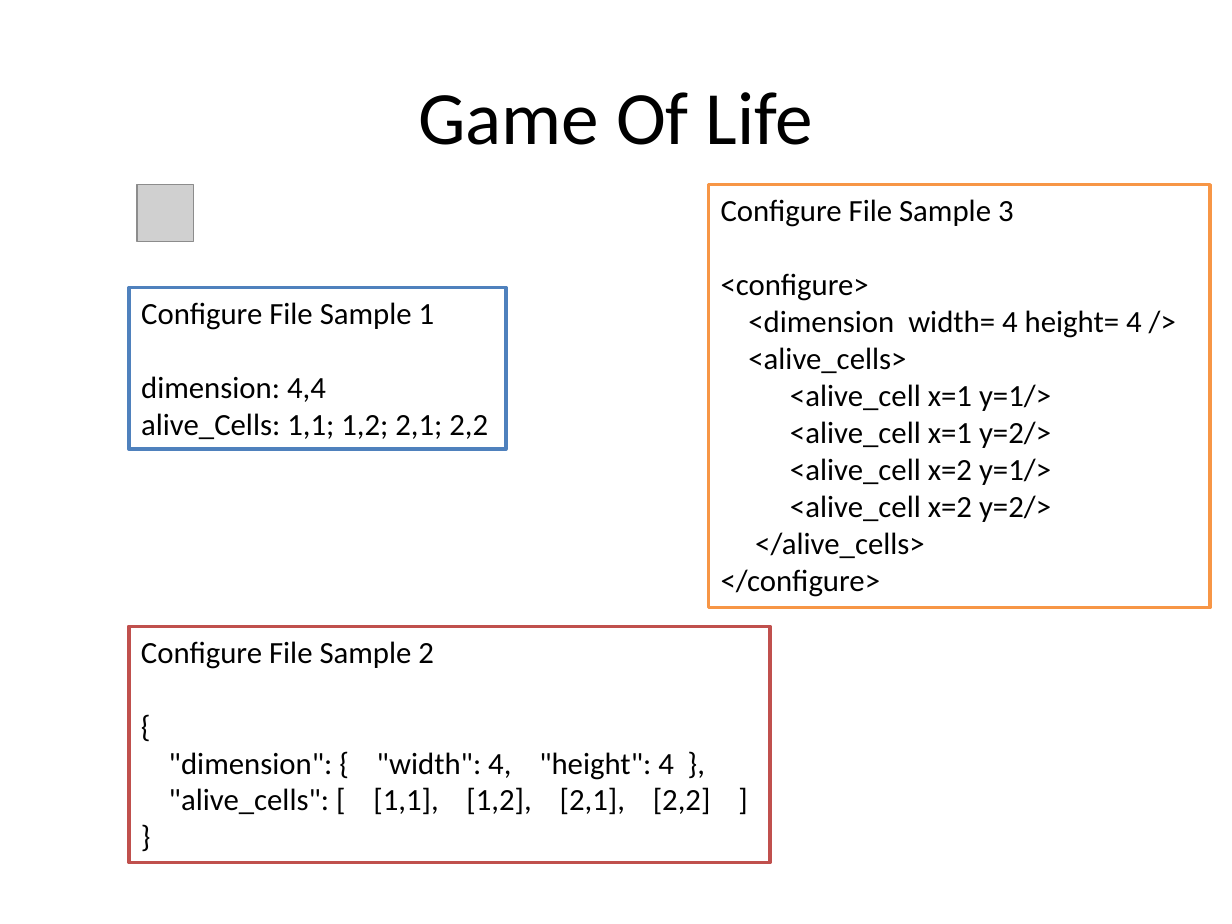
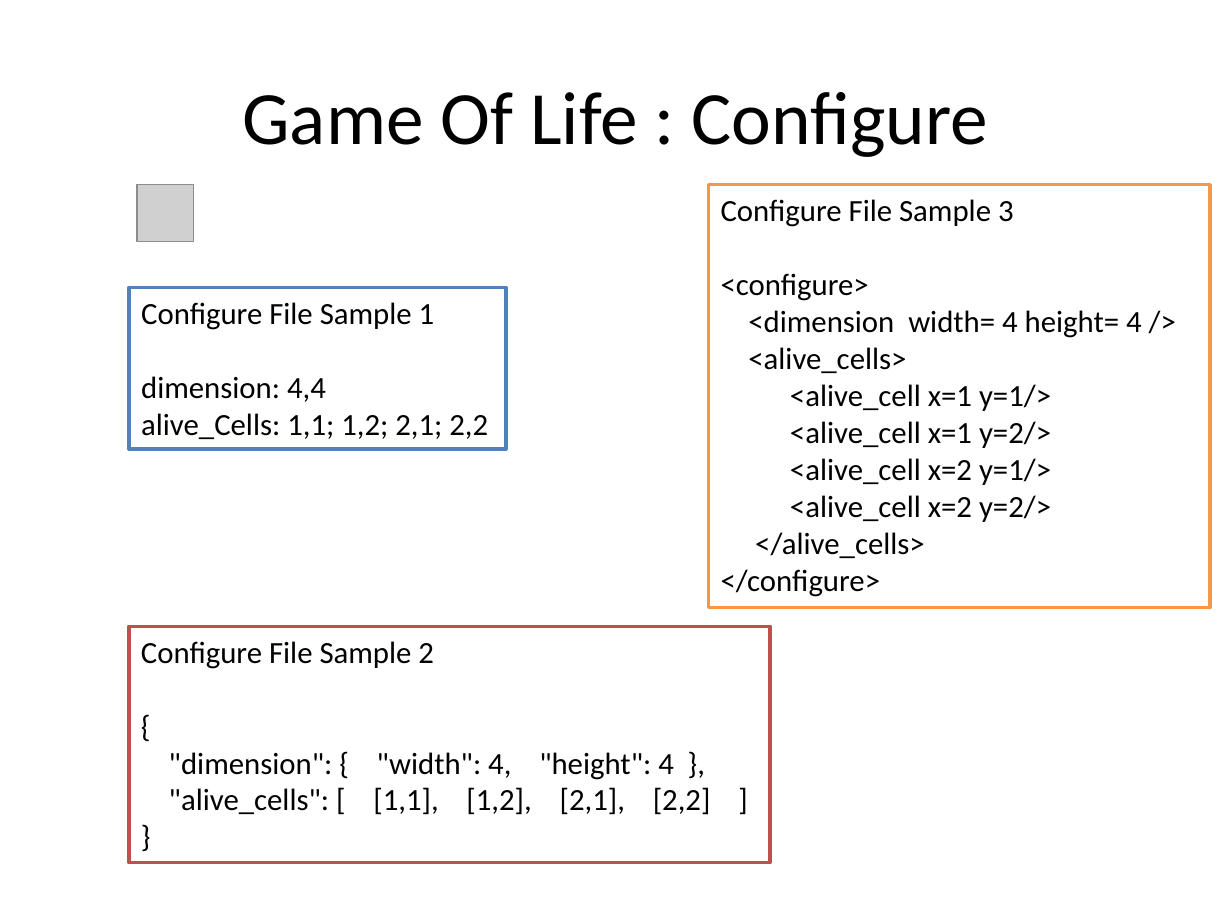
Before and after one commit to feedfood/TDD, a slide deck: slide 5 of Documents/TDD Hands On 3.pptx. Drawn at 1232x924 pixels with LibreOffice and Linux fonts; fonts in the diff are those of the drawing; grey boxes stand for pictures. Boxes give left, top, right and bottom in pixels: in the first picture for what was removed or moved away, otherwise in the second. Text is boxed around its words. In the diff, an @@ line names an element or a change of style, - is before the commit and + after.

```diff
--- a/Documents/TDD Hands On 3.pptx
+++ b/Documents/TDD Hands On 3.pptx
@@ title at (x1=243, y1=92, x2=988, y2=157): text changed @@
-Game Of Life
+Game Of Life : Configure
```
Also in this commit, not shown: 2 other slides changed, 1 slide added.
